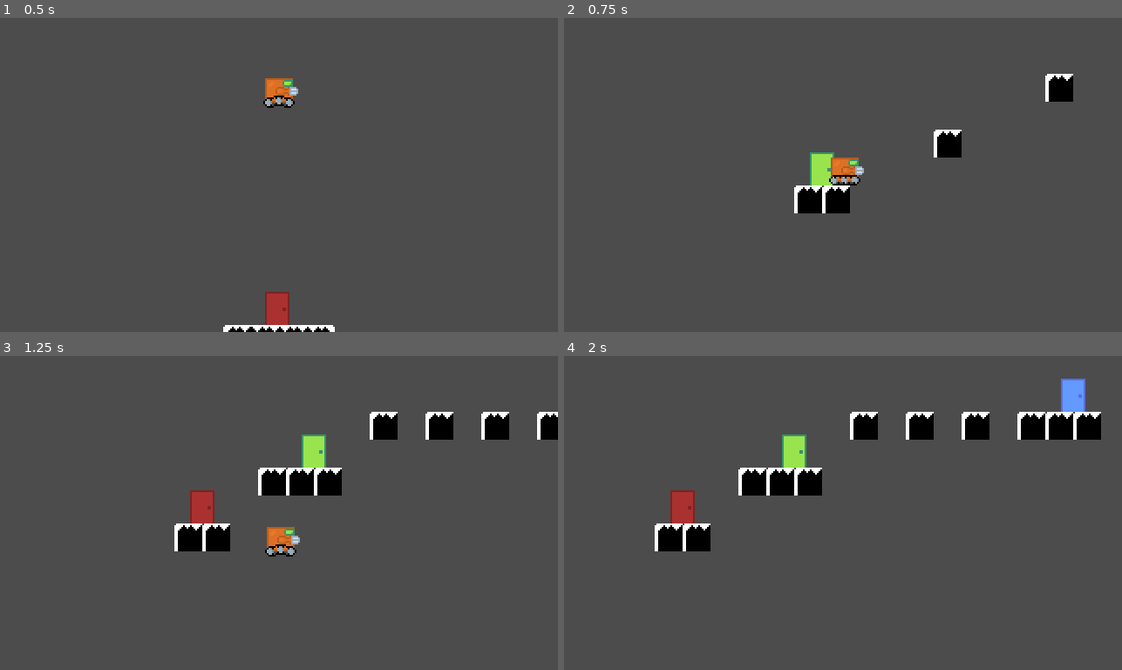
Above: before the commit, frames 1-4 (two rows, left to right).
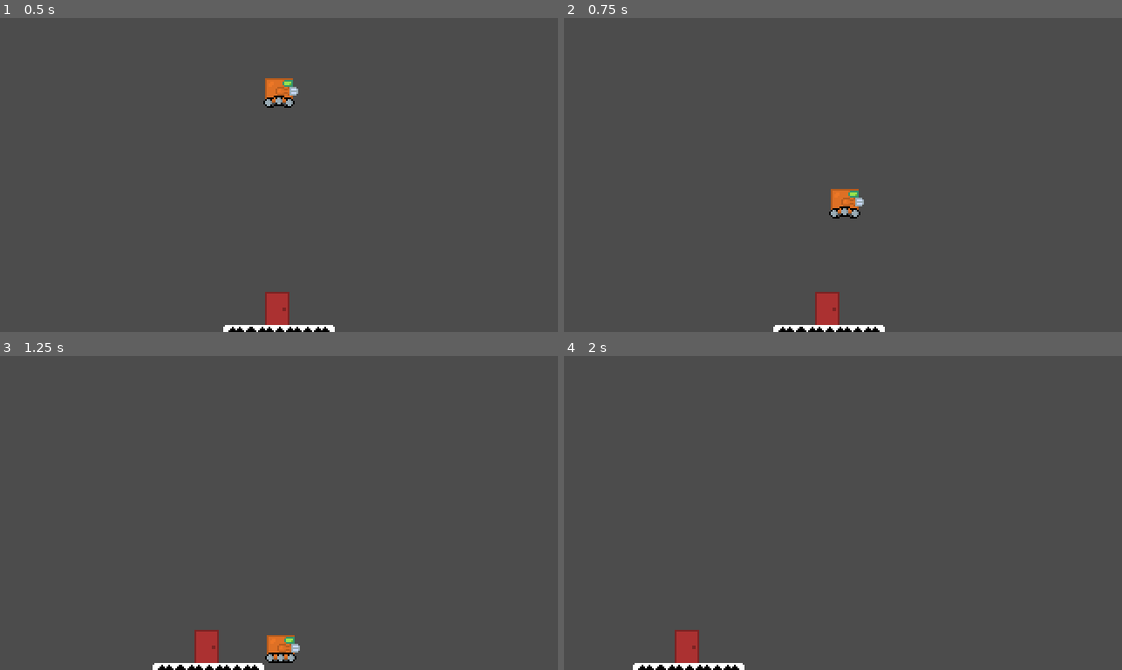
Above: after the commit, the same moments.

Repository: wagenrace/Platformer
Game: Godot game, scene res://World.tscn
Same seed, same stepped clock (60 frames per second), same inputs: the game is played once before the commit and once after it.
Inputs:
- Up to frame 1 (0.5 s): no input
- Up to frame 2 (0.75 s): tap Enter (ui_accept) at 0.5 s; hold Right (ui_right) from 0.53 s (still down); tap 1 at 0.6 s
- Up to frame 3 (1.25 s): keep holding Right (ui_right); tap Enter (ui_accept) at 0.77, 1.07 s; tap 2 at 0.8 s
- Up to frame 4 (2 s): keep holding Right (ui_right); tap 2 at 1.35 s; tap Enter (ui_accept) at 1.52, 1.55, 1.82 s

Frame 1 is identical in both runs. In frame 2, 3.7% of the frame differs, in the area x 37-92%, y 17-100%; in frame 3, 6.6%; in frame 4, 7.2%, in the area x 12-97%, y 7-100%.
Error before the commit: Invalid get index 'doorMapping' (on base: 'Nil'). (res://World.gd:28)

Commit message:
Connect with online backend
Signed-off-by: tomnijhof <tom.nijhof@cytosmart.com>

Diff:
--- a/World.gd
+++ b/World.gd
@@ -15,7 +15,7 @@
 	var fields = {"id": _new_level_number}
 	var query_string = to_json(fields)
 	var headers = ["Content-Type: application/x-www-form-urlencoded", "Content-Length: " + str(query_string.length())]
-	var result = $HTTPRequest.request("http://127.0.0.1:8000/get_level_by_number",
+	var result = $HTTPRequest.request("https://platformer.deta.dev/get_level_by_number",
 		PoolStringArray( ),
 		true,
 		HTTPClient.METHOD_POST,
@@ -23,9 +23,11 @@
 
 
 func _on_request_completed(result, response_code, headers, body):
-	var json = JSON.parse(body.get_string_from_utf8())
+	var body_content = body.get_string_from_utf8()
+	print(body_content)
+	var json = JSON.parse(body_content)
 	print(json.result)
-	doorMapping = json.result["doorMapping"]
+	doorMapping = json.result
 	httpActive = false
 
 func _physics_process(_delta):
@@ -36,18 +38,11 @@
 func enter_door(door):
 	player.last_door = door
 	var door_name = door.name
-	var encoded_level = doorMapping[door_name]["level_encoded"]
-	var new_level_number = doorMapping[door_name]["level_num"]
+	var encoded_level = doorMapping[door_name]["encode_level"]
+	var new_level_number = doorMapping[door_name]["number"]
 	tileMap.apply_level(encoded_level)
 	_update_level(new_level_number)
 
 func _update_level(new_level_number: int):
 	var new_level = fetch_new_levels(new_level_number)
 	player.reset_position()
-
-func _input(ev):
-	if ev is InputEventKey and ev.scancode == KEY_1:
-		tileMap.apply_level("9CCa0553bcd+efAA8")
-
-	if ev is InputEventKey and ev.scancode == KEY_2:
-		tileMap.apply_level("8A9AAAA+")
